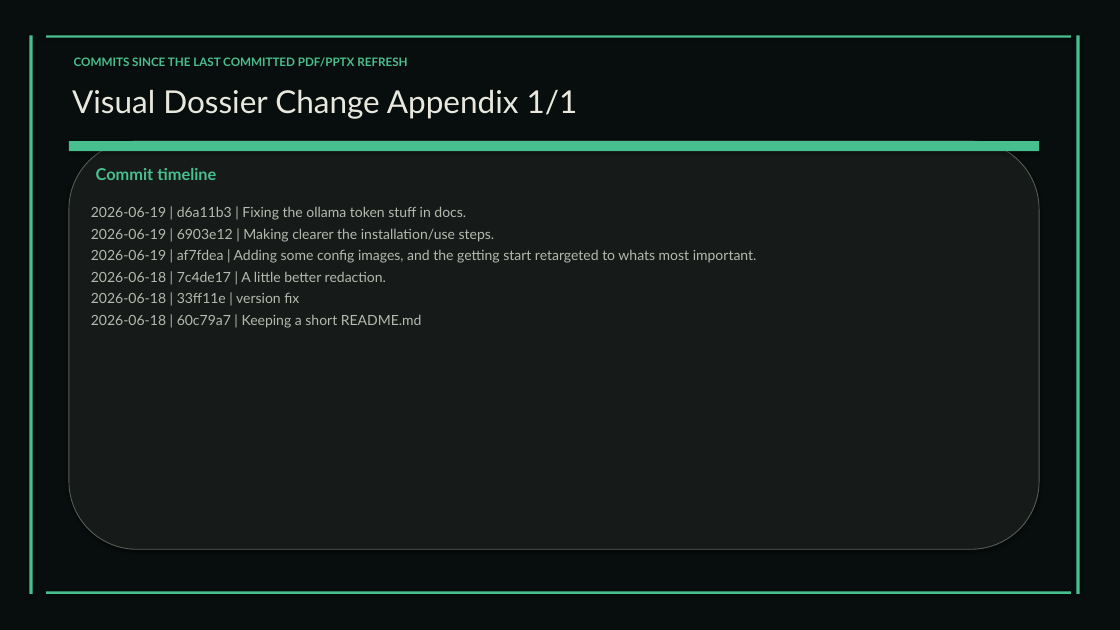
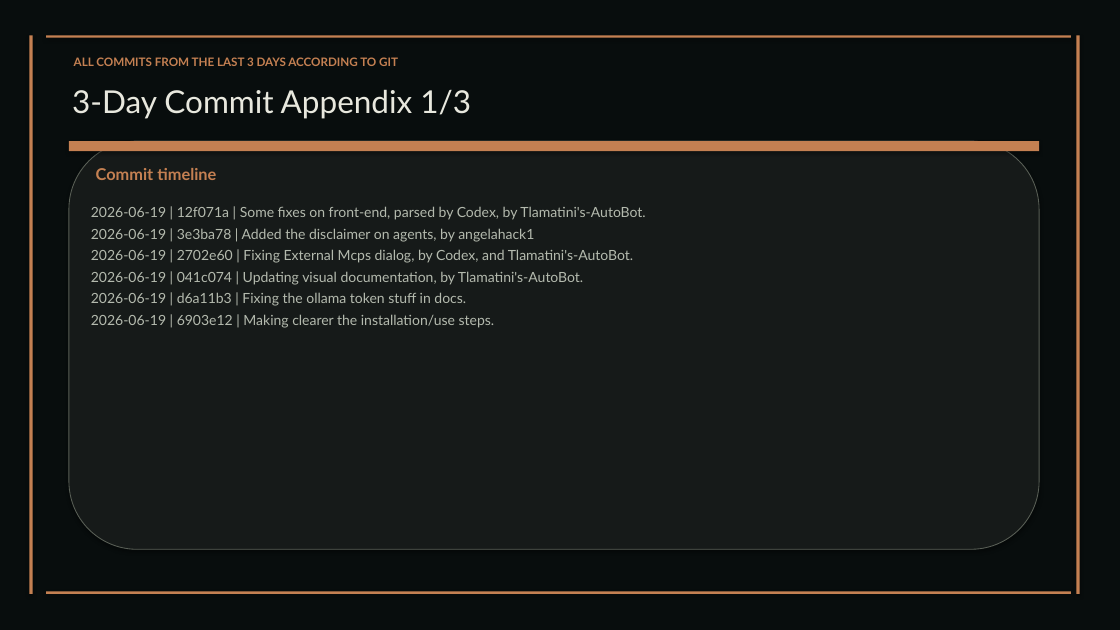
Before and after one commit to XAIHT/Tlamatini, a slide deck: slide 74 of Tlamatini_eXtended_Artificial_Intelligence_Humanly_Tempered.pptx (slide 72 before the commit). Drawn at 1120x630 pixels with LibreOffice and Linux fonts; fonts in the diff are those of the drawing. Boxes give left, top, right and bottom in pixels: in the first picture for what was removed or moved away, otherwise in the second. Text is boxed around its words. In the diff, an @@ line names an element or a change of style, - is before the commit and + after.

Commit message:
Updating visual assets, by angelahack1

```diff
--- a/Tlamatini_eXtended_Artificial_Intelligence_Humanly_Tempered.pptx
+++ b/Tlamatini_eXtended_Artificial_Intelligence_Humanly_Tempered.pptx
@@ text at (74, 57, 398, 66): text changed; text colour #48BF8F to #C48052 @@
-COMMITS SINCE THE LAST COMMITTED PDF/PPTX REFRESH
+ALL COMMITS FROM THE LAST 3 DAYS ACCORDING TO GIT
@@ text at (72, 89, 471, 119): text changed @@
-Visual Dossier Change Appendix 1/1
+3-Day Commit Appendix 1/3
@@ fill #48BF8F to #C48052 in 5 elements at (29, 35, 33, 594), (1076, 35, 1080, 594), (46, 35, 1071, 38), (46, 592, 1071, 594), (69, 141, 1039, 151) @@
@@ text "Commit timeline" at (96, 168, 216, 180): text colour #48BF8F to #C48052 @@
@@ text at (91, 206, 645, 285): paragraphs added @@
+2026-06-19 | 12f071a | Some fixes on front-end, parsed by Codex, by Tlamatini's-AutoBot.
+2026-06-19 | 3e3ba78 | Added the disclaimer on agents, by angelahack1
+2026-06-19 | 2702e60 | Fixing External Mcps dialog, by Codex, and Tlamatini's-AutoBot.
+2026-06-19 | 041c074 | Updating visual documentation, by Tlamatini's-AutoBot.
@@ text at (91, 249, 757, 328): paragraphs removed @@
-2026-06-19 | af7fdea | Adding some config images, and the getting start retargeted to whats most important.
-2026-06-18 | 7c4de17 | A little better redaction.
-2026-06-18 | 33ff11e | version fix
-2026-06-18 | 60c79a7 | Keeping a short README.md
```
Also in this commit, not shown: 10 other slides changed, 2 slides added, 2 other files.
